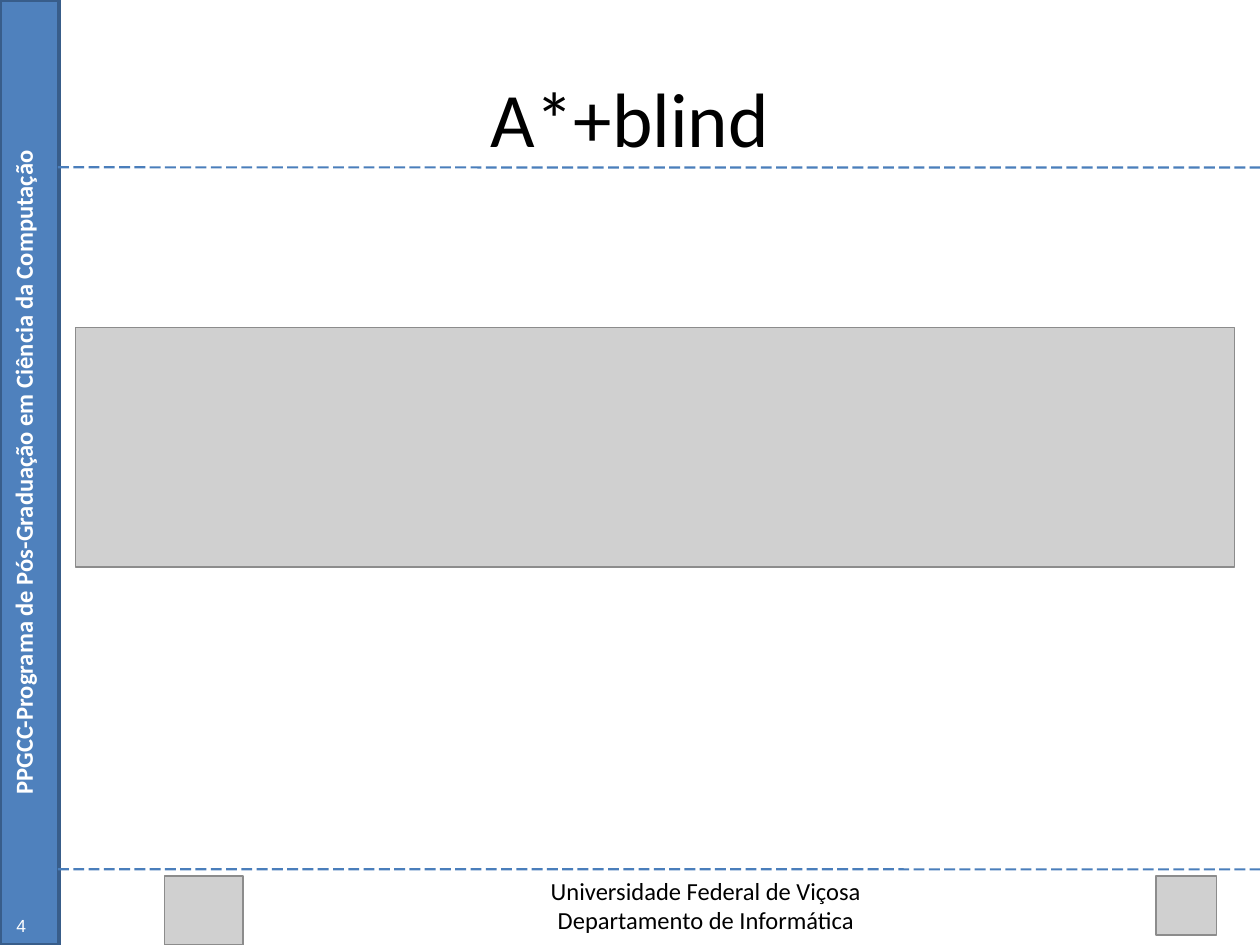
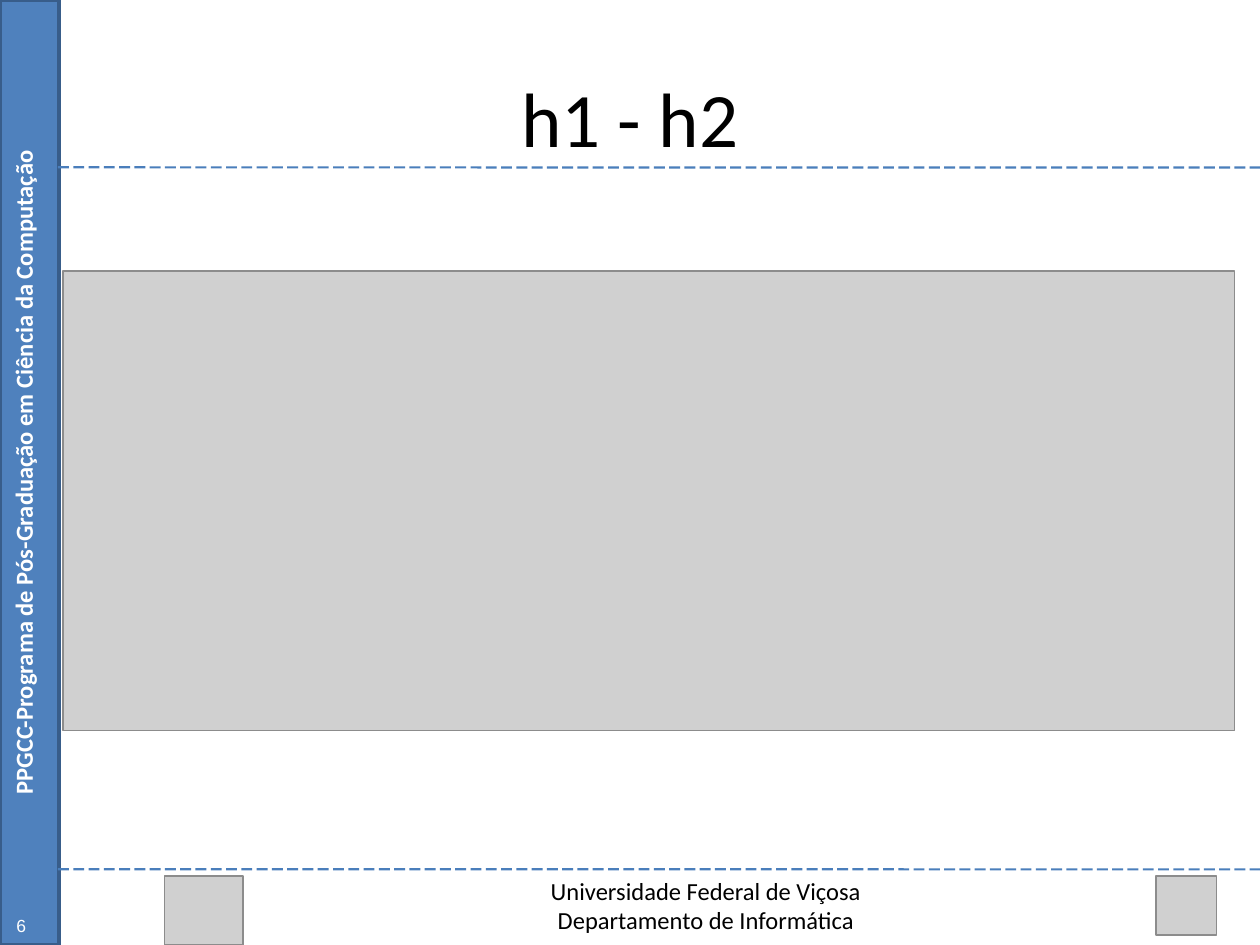
Before and after one commit to Marvinsky/research-marvin, a slide deck: slide 16 of latex/odp/dissertation_v5.odp (slide 8 before the commit). Drawn at 1260x945 pixels with LibreOffice and Linux fonts; fonts in the diff are those of the drawing; grey boxes stand for pictures. Boxes give left, top, right and bottom in pixels: in the first picture for what was removed or moved away, otherwise in the second. Text is boxed around its words. In the diff, an @@ line names an element or a change of style, - is before the commit and + after.

Commit message:
update v5

```diff
--- a/latex/odp/dissertation_v5.odp
+++ b/latex/odp/dissertation_v5.odp
@@ text at (x1=521, y1=93, x2=738, y2=147): text changed @@
-A*+blind
+h1 - h2
@@ picture resized from (x1=76, y1=328, x2=1235, y2=567) to (x1=63, y1=271, x2=1235, y2=731) @@
@@ text at (x1=16, y1=920, x2=26, y2=932): text changed @@
-4
+6
```
Also in this commit, not shown: 12 other slides changed, 4 slides removed.
